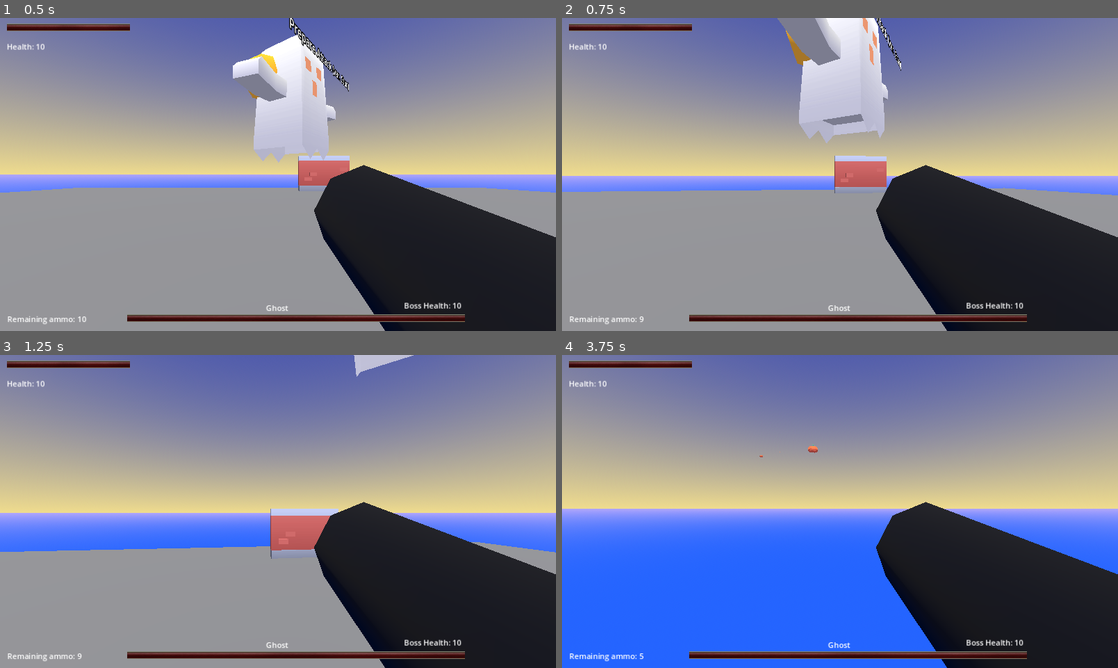
Above: before the commit, frames 1-4 (two rows, left to right).
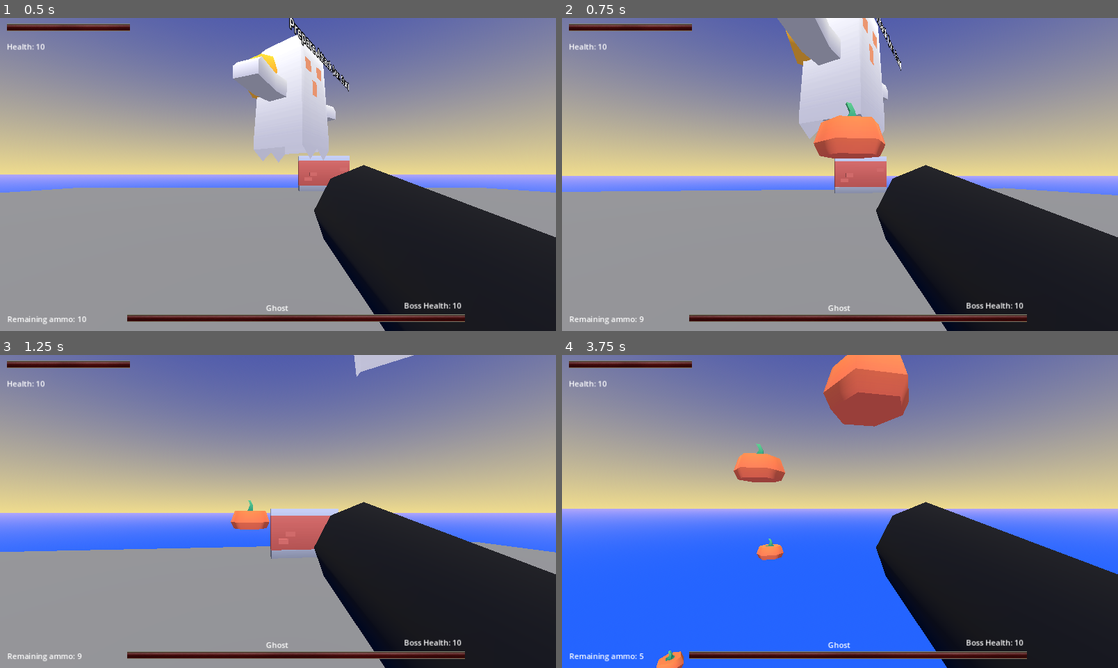
Above: after the commit, the same moments.

Repository: florianvazelle/BossRush
Game: Godot game, scene res://scenes/main.tscn
The game is run twice, just before and just after one commit, with the same random seed, the same clock (stepped at 60 frames per second) and the same inputs.
Inputs (mouse positions are in pixels of both pictures, inside the frame that each line leads up to):
- Up to frame 1 (0.5 s): no input
- Up to frame 2 (0.75 s): tap Enter at 0.5 s; move the mouse to (867, 174) at 0.52 s; press the mouse at (867, 174) at 0.53 s; hold W (pm_moveforward) from 0.53 s (still down)
- Up to frame 3 (1.25 s): keep holding W (pm_moveforward); tap Space (jump) at 0.77 s
- Up to frame 4 (3.75 s): keep holding W (pm_moveforward); move the mouse to (812, 511) at 1.27 s; release the mouse at (812, 511) at 1.28 s; tap E (interact) at 1.35 s; tap Space (jump) at 1.52, 3.02 s; click (812, 511) at 1.55 s; move the mouse to (851, 505) at 2.02 s; press the mouse at (851, 505) at 2.03 s; move the mouse to (834, 517) at 2.77 s; release the mouse at (834, 517) at 2.78 s; tap Shift (sprint) at 2.85 s; click (834, 517) at 3.05 s; move the mouse to (878, 514) at 3.52 s; press the mouse at (878, 514) at 3.53 s; tap R at 3.6 s

Frame 1 is identical in both runs. In frame 2, 1.5% of the frame differs, in the area x 45-59%, y 26-45%; in frame 3, 0.4%; in frame 4, 4.1%, in the area x 17-63%, y 0-100%.

Commit message:
fix: rollback ammo speed change

Diff:
--- a/scripts/canon.gd
+++ b/scripts/canon.gd
@@ -20,7 +20,7 @@
 
 		var target: Vector3 = to_global(spawn.position + Vector3.UP)
 		var dir: Vector3 = spawn.global_position - target
-		var speed := 200
+		var speed := 20
 		ammo.apply_impulse(dir.normalized() * speed)
 
 		ammo_count -= 1
